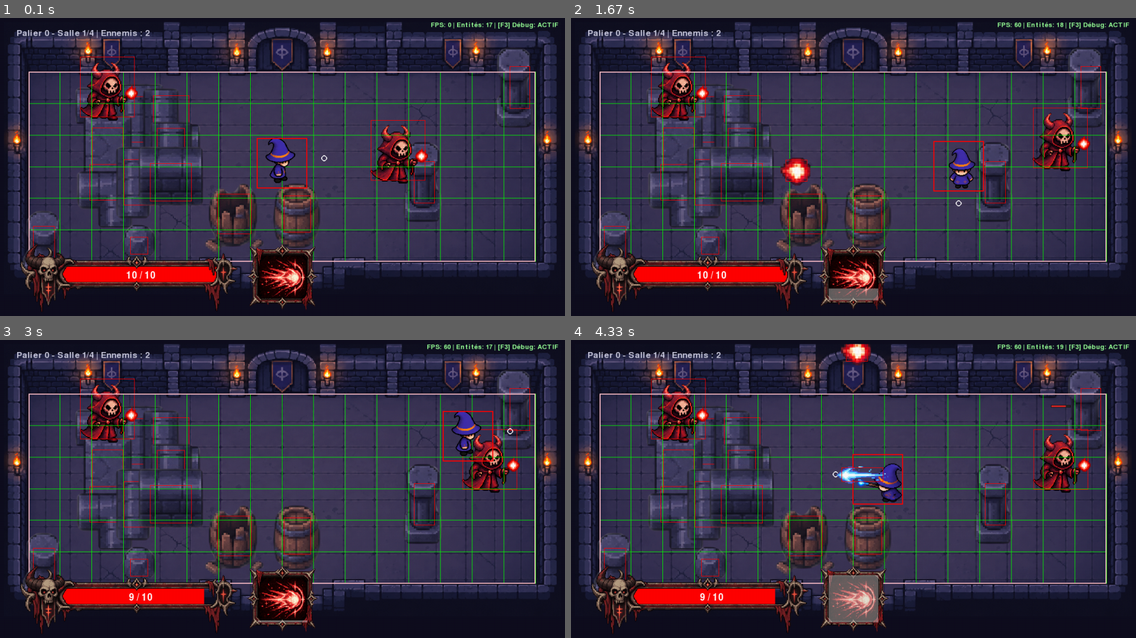
Above: before the commit, frames 1-4 (two rows, left to right).
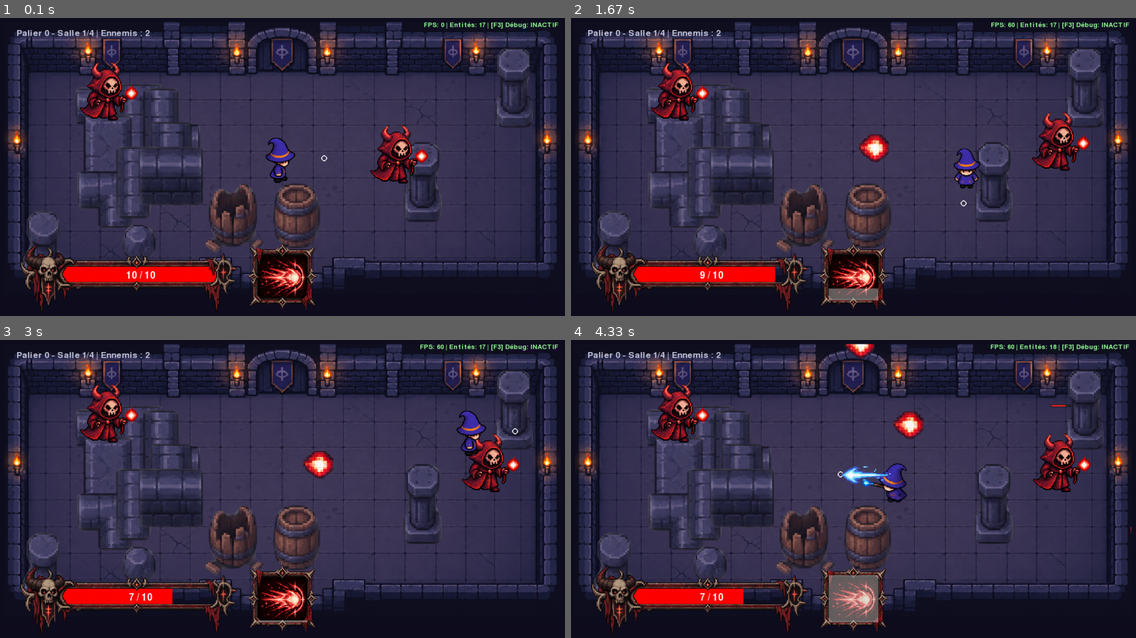
Above: after the commit, the same moments.

Repository: Marzzzbeats/Python_game
Game: pygame game, started from main.py
The game is run twice, just before and just after one commit, with the same random seed, the same clock (stepped at 60 frames per second) and the same inputs.
Inputs:
- Up to frame 1 (0.1 s): no input
- Up to frame 2 (1.67 s): hold F3 0.33-0.8 s; hold Right 0.33-0.8 s; hold F3 0.83-1.3 s; hold Right 0.83-1.3 s; tap Space at 0.9, 1.2 s; tap Z at 0.98 s; tap S at 1.33 s
- Up to frame 3 (3 s): hold Right 1.67-2.13 s; tap Space at 1.73, 2.03, 2.23, 2.57, 2.87 s; hold Up 2.17-2.47 s; tap Z at 2.32 s; hold Right 2.5-2.97 s
- Up to frame 4 (4.33 s): hold Left 3-3.53 s; tap Space at 3.07, 3.37, 3.63, 3.97, 4.27 s; hold Down 3.57-3.87 s; tap Z at 3.72 s; hold Left 3.9-4.3 s

The runs differ from the first frame. In frame 1, 5.8% of the frame differs, in the area x 5-96%, y 1-82%; in frame 2, 7.7%; in frame 3, 7.2%; in frame 4, 7.9%, in the area x 5-100%, y 1-89%.

Commit message:
Fixed collisions and debug mode

Diff:
--- a/core/constants.py
+++ b/core/constants.py
@@ -29,7 +29,7 @@
 PLAYER_BASE_SPEED = 400.0
 PLAYER_MAX_HP = 10
 PLAYER_FIRE_RATE = 1.0  # tirs par seconde
-PLAYER_HITBOX_SCALE = 0.4
+PLAYER_HITBOX_SCALE = 0.32
 JOYSTICK_DEADZONE = 0.15
 
 # --- Projectiles ---
@@ -48,4 +48,4 @@
 }
 
 # --- Débug ---
-DEBUG_MODE = True
+DEBUG_MODE = []
--- a/entities/player.py
+++ b/entities/player.py
@@ -3,6 +3,7 @@
 from core.constants import (
     COLOR_HITBOX_DEBUG,
     COLOR_WHITE,
+    DEBUG_MODE,
     JOYSTICK_DEADZONE,
     PLAYER_BASE_SPEED,
     PLAYER_FIRE_RATE,
@@ -42,6 +43,7 @@
         self.max_hp = PLAYER_MAX_HP
         self.hp = self.max_hp
         self.damage = PLAYER_PROJECTILE_DAMAGE
+
         self.fire_rate = PLAYER_FIRE_RATE
         self.shoot_cooldown = 1.0 / self.fire_rate
         self.shoot_timer = 0.0
@@ -176,6 +178,7 @@
             damage=self.damage
         )
 
+        print(self.damage)
         target_group.add(projectile)
         self.player_projectiles.add(projectile)
 
@@ -278,6 +281,11 @@
         if not self.dead:
             self.handle_inputs(dt, obstacles, global_projectiles)
 
+        if DEBUG_MODE:
+            self.damage = 100000000
+        else:
+            self.damage = PLAYER_PROJECTILE_DAMAGE
+
         self.animate(dt)
 
     def draw(self, surface: pygame.Surface | None = None, debug: bool = False):
--- a/entities/projectiles/projectile.py
+++ b/entities/projectiles/projectile.py
@@ -18,7 +18,7 @@
     ):
         super().__init__()
 
-        self.screen = play_surface
+        self.screen = play_surface  #Change nous ça baptiste
         self.pos = pygame.Vector2(pos)
 
         dir_vec = pygame.Vector2(direction)
--- a/game.py
+++ b/game.py
@@ -2,6 +2,7 @@
 from core.constants import FPS
 from scenes.gameplay import Gameplay
 from scenes.scene import Scene
+from core.constants import DEBUG_MODE
 
 
 class Game:
--- a/rooms/room.py
+++ b/rooms/room.py
@@ -94,7 +94,7 @@
     def update(self, dt: float, player, global_projectiles: pygame.sprite.Group):
         """Met à jour l'ensemble des ennemis et projectiles ennemis."""
         for enemy in self.enemies:
-            enemy.update(dt, player=player, play_area=self.play_area, projectile_group=global_projectiles)
+            enemy.update(dt, player=player, play_area=self.play_area, projectile_group=self.enemy_projectiles)
 
         self.enemy_projectiles.update(dt)
 
--- a/scenes/gameplay.py
+++ b/scenes/gameplay.py
@@ -61,9 +61,6 @@
         # Interface HUD
         self.hud = HUD(self.game.screen.get_size())
 
-        # Mode débug (activable / désactivable via F3)
-        self.debug_mode = DEBUG_MODE
-
     def restart_game(self):
         """Réinitialise la partie après un Game Over."""
         self.all_projectiles.empty()
@@ -85,7 +82,10 @@
         if event.type == pygame.KEYDOWN:
             # Touche F3 : bascule du mode débug
             if event.key == pygame.K_F3:
-                self.debug_mode = not self.debug_mode
+                if DEBUG_MODE:
+                    DEBUG_MODE.pop()
+                else:
+                    DEBUG_MODE.append(1)
 
             # Touche R : recommencer
             elif event.key == pygame.K_r and self.player.dead:
@@ -133,16 +133,17 @@
         self.game.screen.fill(COLOR_BG)
 
         # 1. Rendu de la salle (fond, obstacles, ennemis)
-        self.current_room.draw(self.play_surface, debug=self.debug_mode)
+        self.current_room.draw(self.play_surface, DEBUG_MODE)
 
         # 2. Rendu du joueur
-        self.player.draw(self.play_surface, debug=self.debug_mode)
+        self.player.draw(self.play_surface, DEBUG_MODE)
 
         # 3. Rendu des projectiles
-        self.all_projectiles.draw(self.play_surface)
+        self.player.player_projectiles.draw(self.play_surface)
+        self.current_room.enemy_projectiles.draw(self.play_surface)
 
         # 4. Rendu de la bordure d'aire de jeu (en débug ou léger contour)
-        if self.debug_mode:
+        if DEBUG_MODE:
             pygame.draw.rect(self.play_surface, COLOR_PLAY_AREA_BORDER, self.play_area, 2)
             for proj in self.all_projectiles:
                 pygame.draw.rect(self.play_surface, COLOR_HITBOX_DEBUG, proj.hitbox, 1)
@@ -172,4 +173,4 @@
         # 8. Overlay de debug FPS / Entités
         fps = self.game.clock.get_fps()
         total_entities = 1 + len(self.current_room.enemies) + len(self.current_room.obstacles) + len(self.all_projectiles)
-        self.hud.draw_debug_overlay(self.game.screen, fps, total_entities, self.debug_mode)
+        self.hud.draw_debug_overlay(self.game.screen, fps, total_entities, DEBUG_MODE)
--- a/systems/collision_system.py
+++ b/systems/collision_system.py
@@ -1,4 +1,5 @@
 import pygame
+from core.constants import DEBUG_MODE
 
 
 def collide_hitbox(a: pygame.sprite.Sprite, b: pygame.sprite.Sprite) -> bool:
@@ -40,7 +41,7 @@
     @staticmethod
     def handle_enemy_projectiles_vs_player(enemy_projectiles: pygame.sprite.Group, player):
         """Gère l'impact des projectiles ennemis sur le joueur."""
-        if player.dead:
+        if player.dead or DEBUG_MODE:
             return
 
         hits = pygame.sprite.spritecollide(
